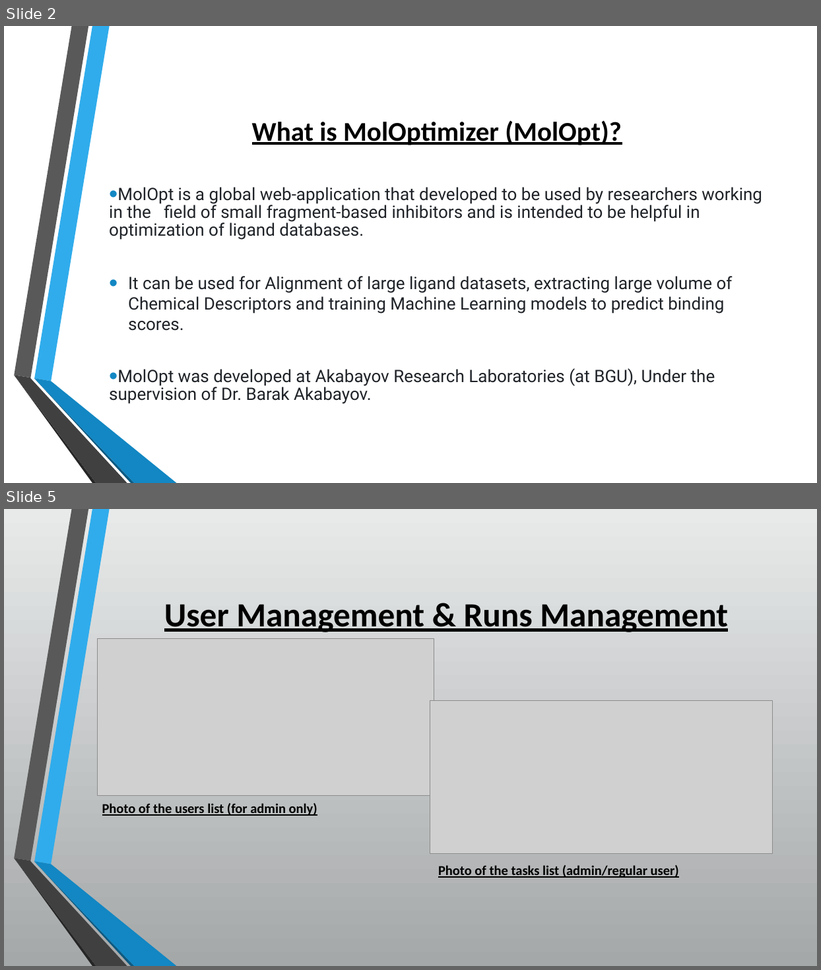
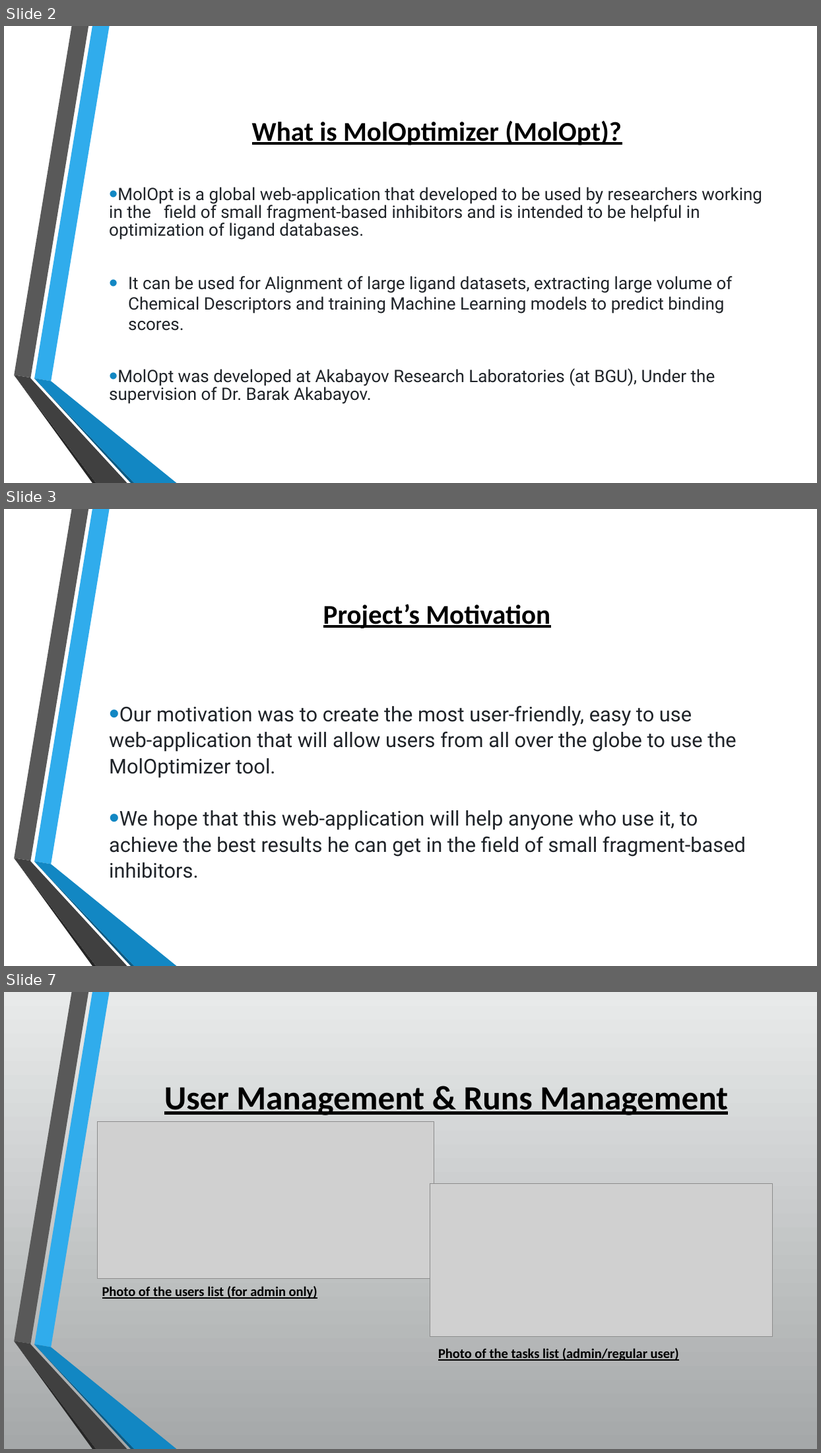
Before and after one commit to csbarak/MolOpt_Students_2023, a slide deck: Documents/Molopt - Full Project Presentation.pptx. Shown one above the other, each under a label of ours: slides 2 and 5 before the commit, slides 2, 3 and 7 after it; the slides between them are not shown. The pictures are 821x970 and 821x1453 pixels, drawn with LibreOffice and Linux fonts; fonts in the diff are those of the drawing; grey boxes stand for pictures; background and template pictures are left out. Boxes give left, top, right and bottom in pixels: in the first picture for what was removed or moved away, otherwise in the second. Text is boxed around its words. In the diff, an @@ line names an element or a change of style, - is before the commit and + after.

```diff
--- a/Documents/Molopt - Full Project Presentation.pptx
+++ b/Documents/Molopt - Full Project Presentation.pptx
@@ slide 3 added at (x1=4, y1=509, x2=817, y2=966), background picture (left out); not listed: 6 template elements that a slide beside it also shows @@
@@ title added at (x1=323, y1=604, x2=550, y2=628), 32 pt, text #000000, bold, underline @@
+Project’s Motivation
@@ text added at (x1=109, y1=706, x2=746, y2=879), 24 pt, text #1F2328 @@
+• Our motivation was to create the most user-friendly, easy to use
+  web-application that will allow users from all over the globe to use the MolOptimizer tool.
+• We hope that this web-application will help anyone who use it, to achieve the best results he can get in the field of small fragment-based inhibitors.
@@ what was slide 5 is now slide 7 @@
```
Also in this commit, not shown: 1 slide changed, 1 other slide added, 14 other files.
